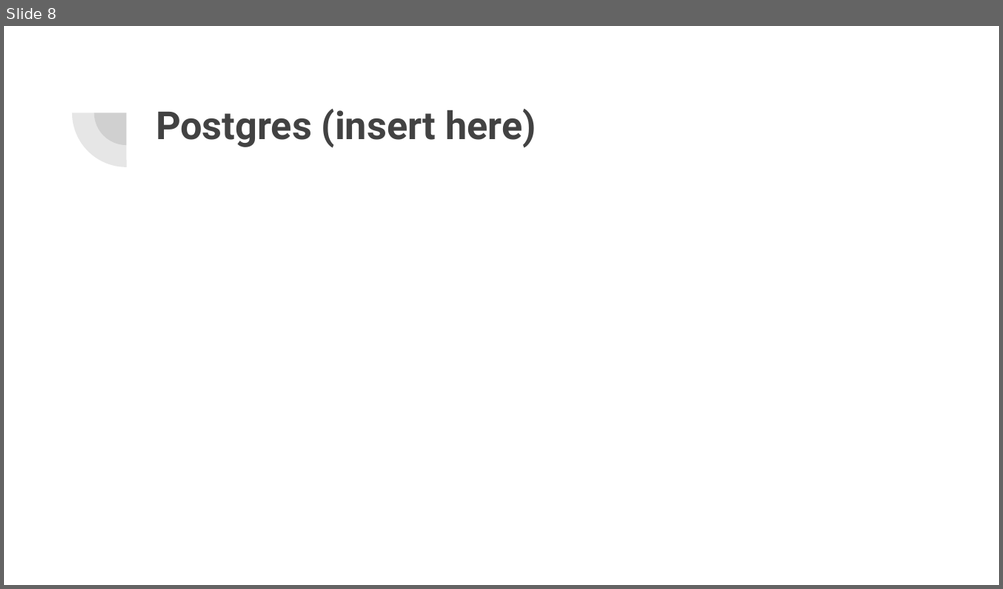
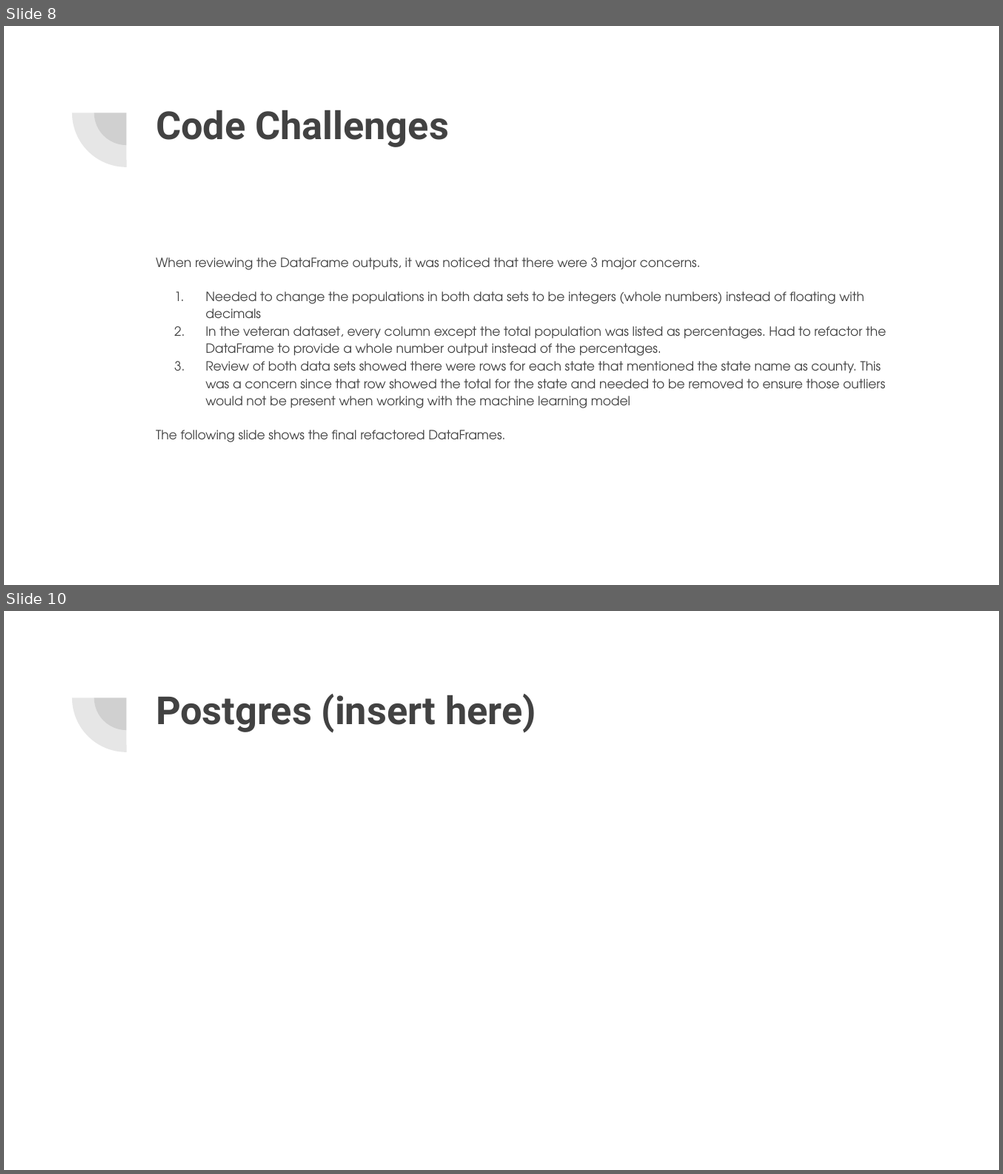
Before and after one commit to staceycatherine/Final_Project, a slide deck: Final Project Google Slides.pptx. Shown one above the other, each under a label of ours: slide 8 before the commit, slides 8 and 10 after it; the slides between them are not shown. The pictures are 1003x589 and 1003x1174 pixels, drawn with LibreOffice and Linux fonts; fonts in the diff are those of the drawing. Boxes give left, top, right and bottom in pixels: in the first picture for what was removed or moved away, otherwise in the second. Text is boxed around its words. In the diff, an @@ line names an element or a change of style, - is before the commit and + after.

```diff
--- a/Final Project Google Slides.pptx
+++ b/Final Project Google Slides.pptx
@@ slide 8 added at (4, 26, 999, 585), background #FFFFFF; not listed: 2 template elements that a slide beside it also shows @@
@@ title added at (156, 110, 448, 147), 28 pt, text #424242, bold @@
+Code Challenges
@@ text added at (156, 258, 885, 443), 9.1 pt, text #424242 @@
+When reviewing the DataFrame outputs, it was noticed that there were 3 major concerns.
+1. Needed to change the populations in both data sets to be integers (whole numbers) instead of floating with decimals
+2. In the veteran dataset, every column except the total population was listed as percentages. Had to refactor the DataFrame to provide a whole number output instead of the percentages.
+3. Review of both data sets showed there were rows for each state that mentioned the state name as county. This was a concern since that row showed the total for the state and needed to be removed to ensure those outliers would not be present when working with the machine learning model
+The following slide shows the final refactored DataFrames.
@@ what was slide 8 is now slide 10 @@
```
Also in this commit, not shown: 11 other slides added, 2 slides removed.
